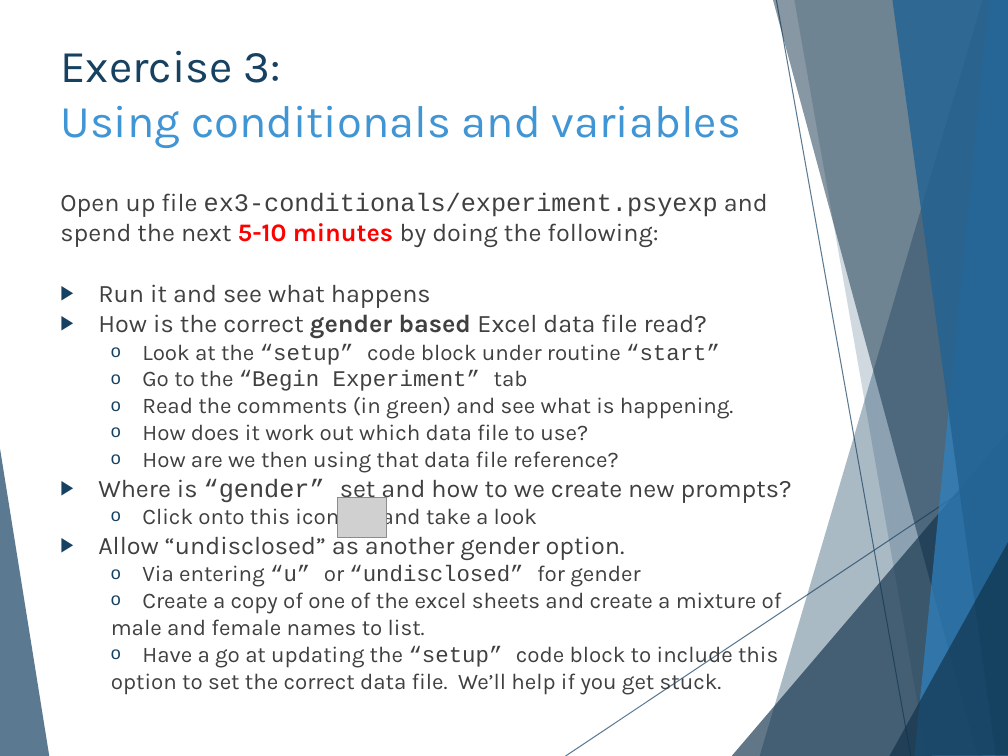
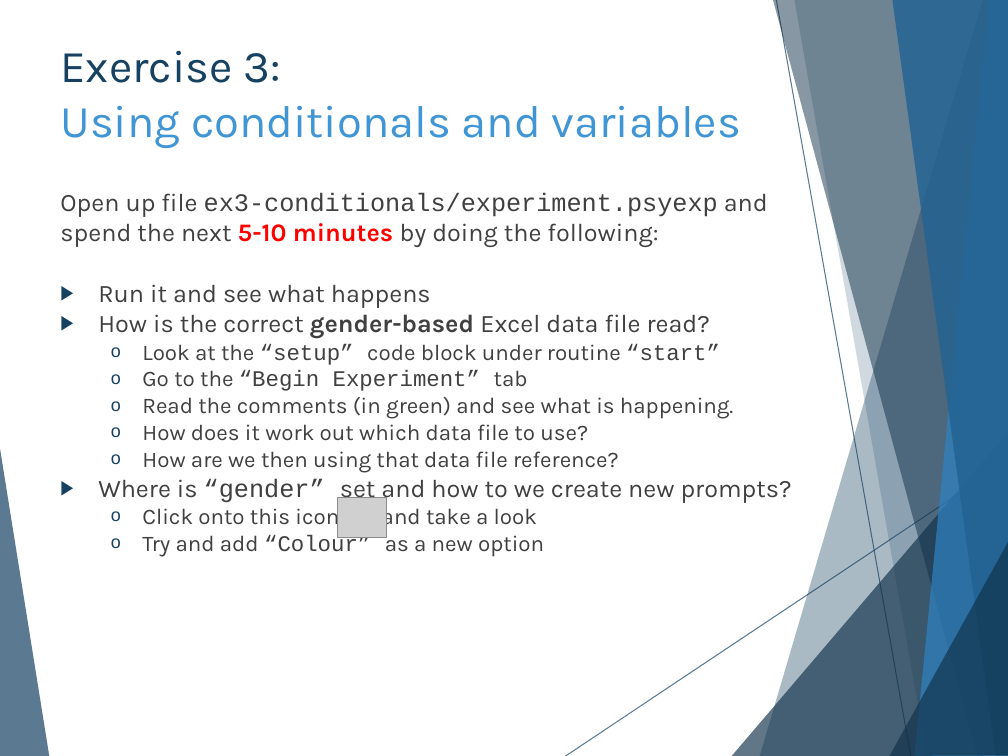
Before and after one commit to hlmpsy/psychopy_training, a slide deck: slide 17 of PsychoPy-Part2/PsychoPy-part2.pptx. Drawn at 1008x756 pixels with LibreOffice and Linux fonts; fonts in the diff are those of the drawing; grey boxes stand for pictures. Boxes give left, top, right and bottom in pixels: in the first picture for what was removed or moved away, otherwise in the second. Text is boxed around its words. In the diff, an @@ line names an element or a change of style, - is before the commit and + after.

```diff
--- a/PsychoPy-Part2/PsychoPy-part2.pptx
+++ b/PsychoPy-Part2/PsychoPy-part2.pptx
@@ text at (98,314,710,339): text changed @@
-▶ How is the correct gender based Excel data file read?
+▶ How is the correct gender-based Excel data file read?
@@ text at (142,530,544,557): text changed @@
-▶ Allow “undisclosed” as another gender option.
-  o Via entering “u” or “undisclosed” for gender
-  o Create a copy of one of the excel sheets and create a mixture of
-  male and female names to list.
-  o Have a go at updating the “setup” code block to include this
-  option to set the correct data file. We’ll help if you get stuck.
+  o Try and add “Colour” as a new option
```
Also in this commit, not shown: 15 other slides changed, 12 other files.
